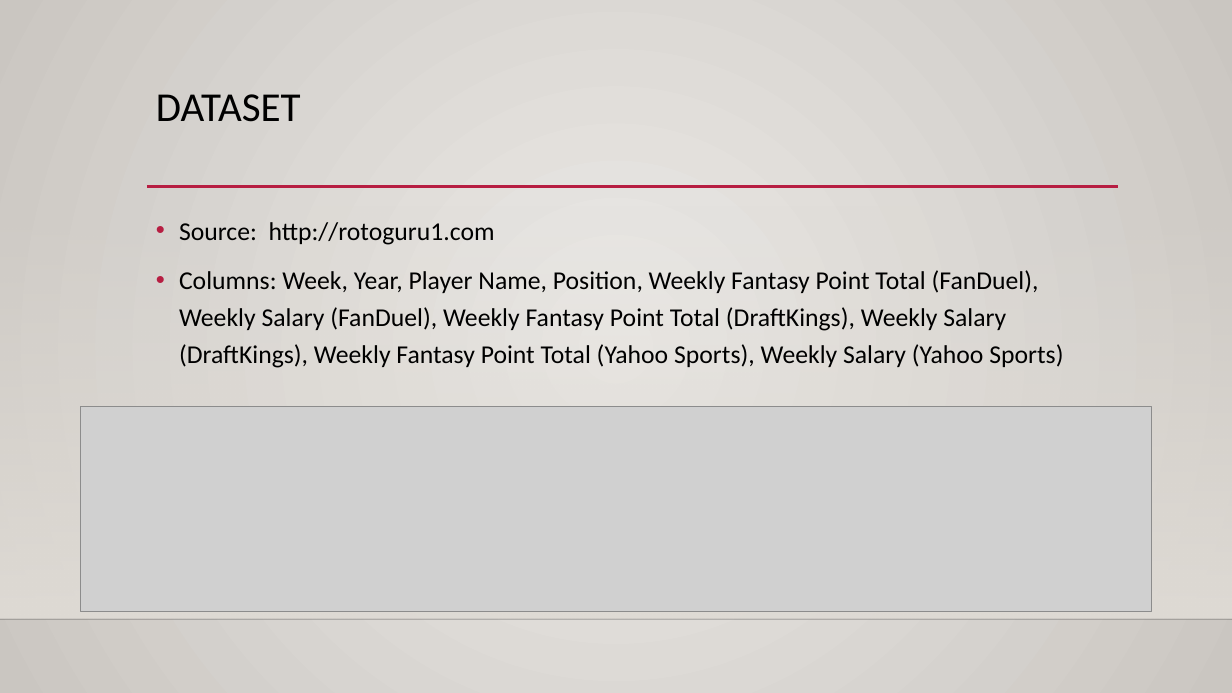
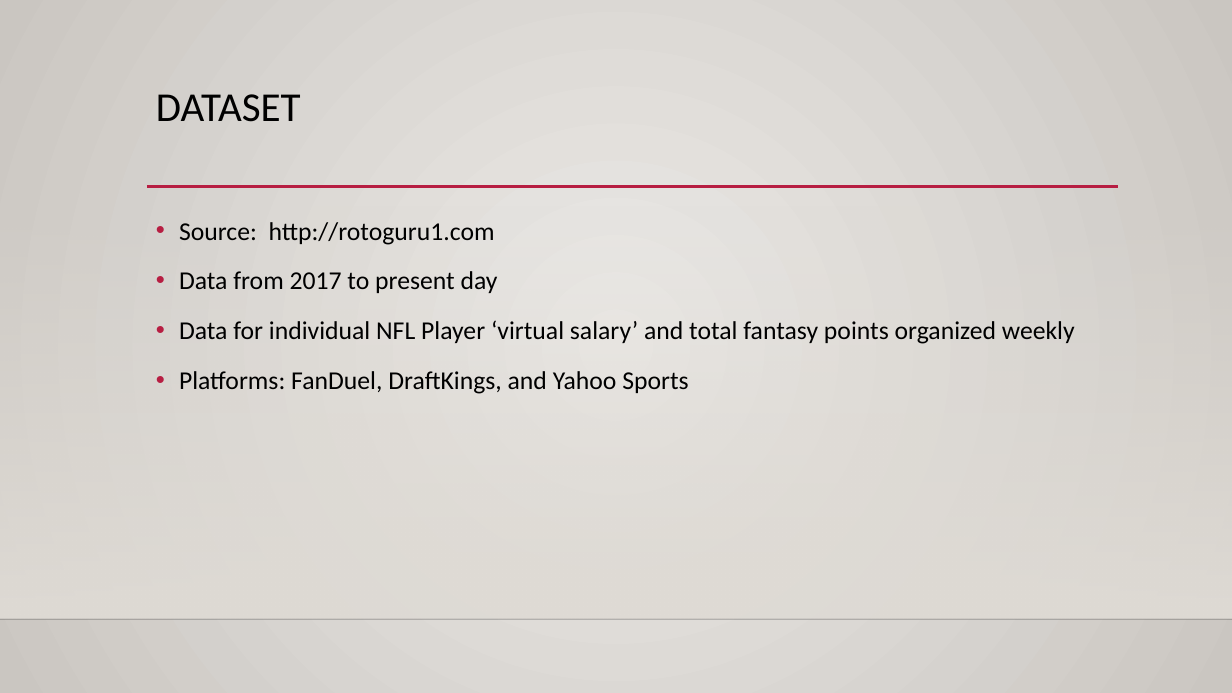
Before and after one commit to hjgoode3/NYCDSA_Python_Project, a slide deck: slide 5 of HG_Project_Presentation.pptx. Drawn at 1232x693 pixels with LibreOffice and Linux fonts; fonts in the diff are those of the drawing; grey boxes stand for pictures; background and template pictures are left out. Boxes give left, top, right and bottom in pixels: in the first picture for what was removed or moved away, otherwise in the second. Text is boxed around its words. In the diff, an @@ line names an element or a change of style, - is before the commit and + after.

```diff
--- a/HG_Project_Presentation.pptx
+++ b/HG_Project_Presentation.pptx
@@ text at [179,271,1075,394]: text changed @@
-• Columns: Week, Year, Player Name, Position, Weekly Fantasy Point Total (FanDuel), Weekly Salary (FanDuel), Weekly Fantasy Point Total (DraftKings), Weekly Salary (DraftKings), Weekly Fantasy Point Total (Yahoo Sports), Weekly Salary (Yahoo Sports)
+• Data from 2017 to present day
+• Data for individual NFL Player ‘virtual salary’ and total fantasy points organized weekly
+• Platforms: FanDuel, DraftKings, and Yahoo Sports
@@ picture removed at [81,407,1152,612] @@
```
Also in this commit, not shown: 5 other slides changed, 2 slides added, 2 slides removed.
